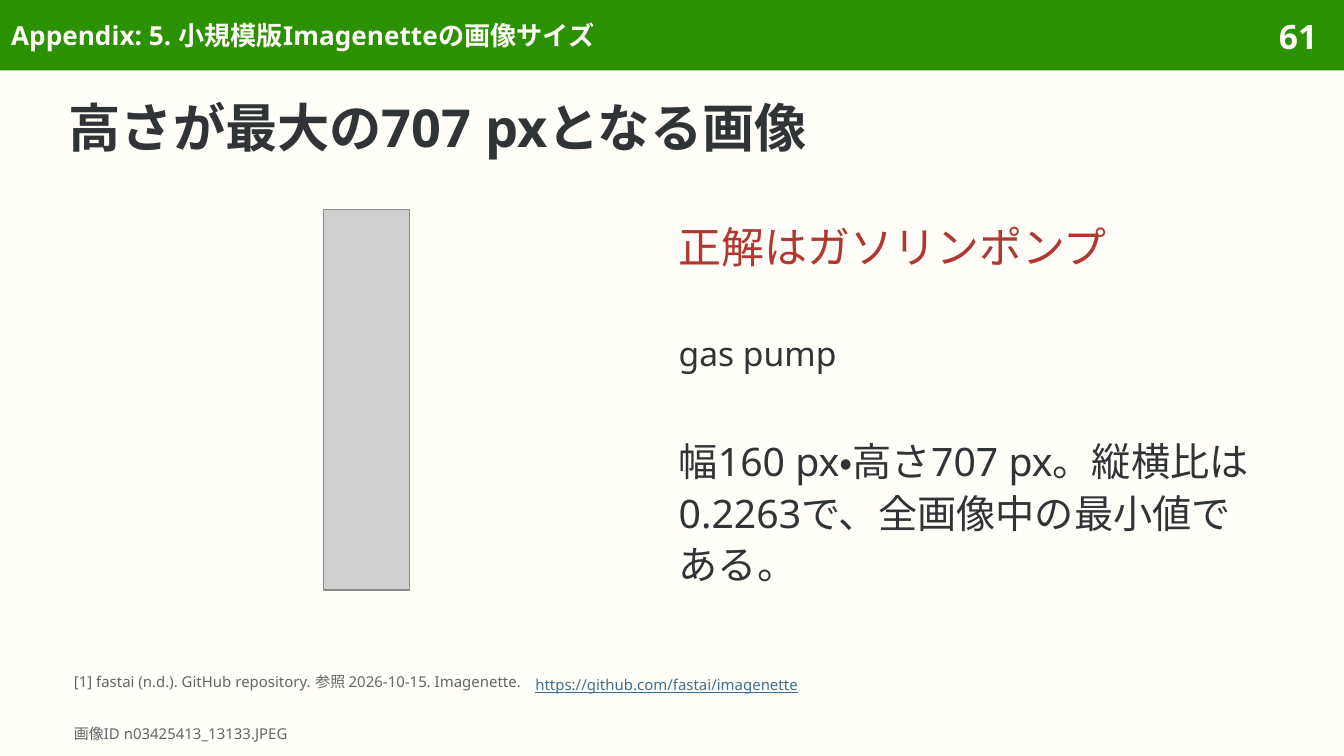
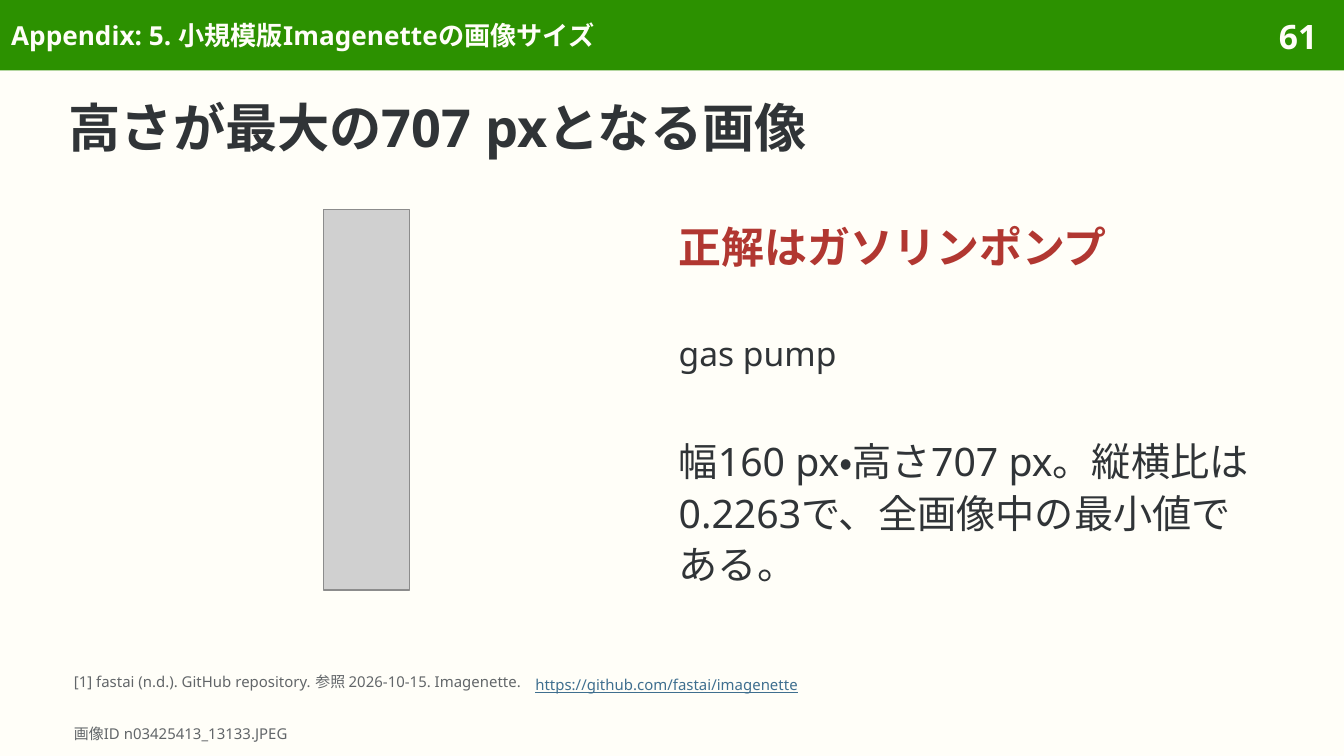
Before and after one commit to sasakiy84/datasets-in-10-minutes, a slide deck: slide 61 of slides/datasets-in-10-minutes-imagenet.pptx. Drawn at 1344x756 pixels with LibreOffice and Linux fonts; fonts in the diff are those of the drawing; grey boxes stand for pictures. Boxes give left, top, right and bottom in pixels: in the first picture for what was removed or moved away, otherwise in the second. Text is boxed around its words. In the diff, an @@ line names an element or a change of style, - is before the commit and + after.

```diff
--- a/slides/datasets-in-10-minutes-imagenet.pptx
+++ b/slides/datasets-in-10-minutes-imagenet.pptx
@@ text "正解はガソリンポンプ" at bbox=[679, 226, 1107, 267]: bold on @@
```
Also in this commit, not shown: 3 other slides changed, 6 other files.
